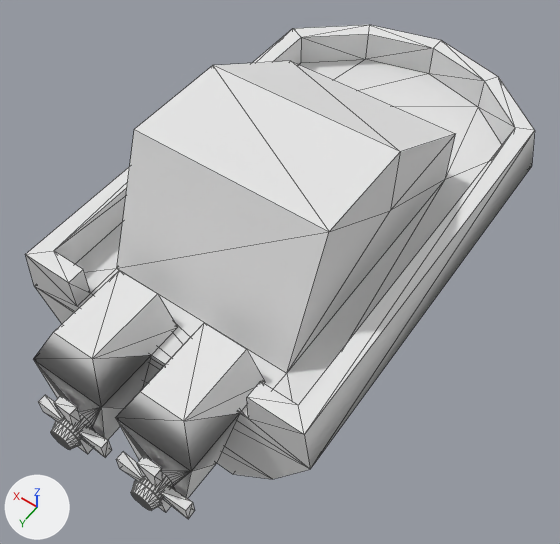
Two versions of the OBJ model Assets/Watercraft pack/watercraftPack_009.obj, one commit apart.
Before and after are seen from a 50 mm camera at (-1.63, 2.17, 4.03) aimed at (-0.07, -0.02, 0.58). The lights are fixed; the arrows at lower left show +X, +Y and +Z. Mesh edges are drawn as thin lines. Where no turn or scale is listed for an object, it has been applied to the vertices.

Names of what the first picture shows: 'watercraftPack_009'.
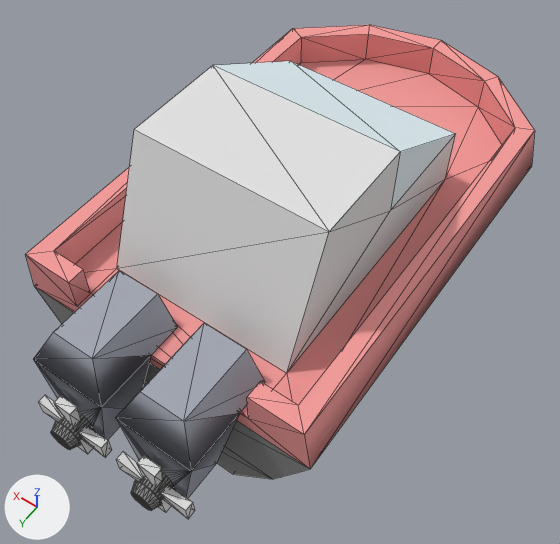
What the commit changed:
Material 'Dark_blue_metal' (mat_dark_blue_metal) changes colour from white #e7e7e7 to grey #a3a7b2; in linear values from (0.8, 0.8, 0.8) to (0.365, 0.384, 0.447).
Material 'Dark_metal' (mat_dark_metal) changes colour from white #e7e7e7 to grey #8d8d8d; in linear values from (0.8, 0.8, 0.8) to (0.267, 0.267, 0.267).
Material 'Red_metal' (mat_red_metal) changes colour from white #e7e7e7 to pink #f59c9a; in linear values from (0.8, 0.8, 0.8) to (0.91, 0.333, 0.325).

Pixel boxes [x1, y1, x2, y2] of what changed, in the pictures (560 x 544 px):
'watercraftPack_009', recoloured: [25, 25, 535, 510] in both
